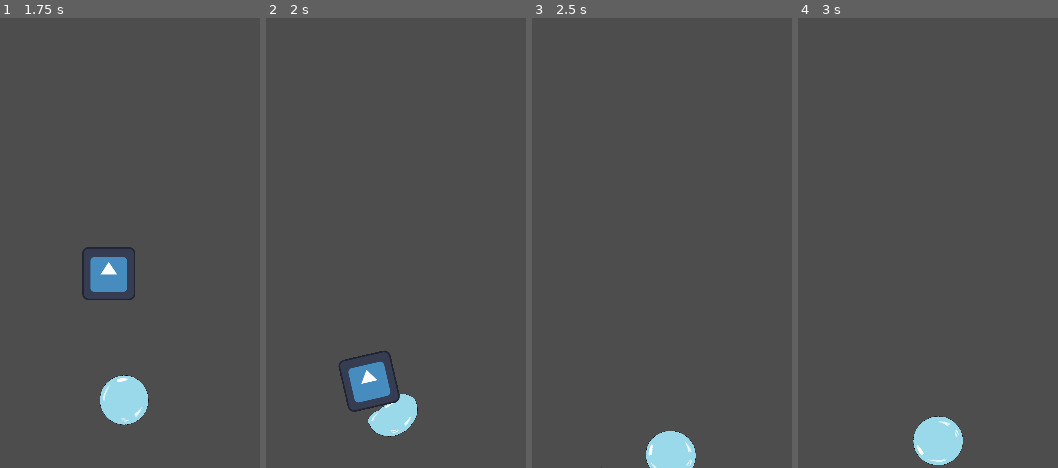
Above: before the commit, frames 1-4 (left to right).
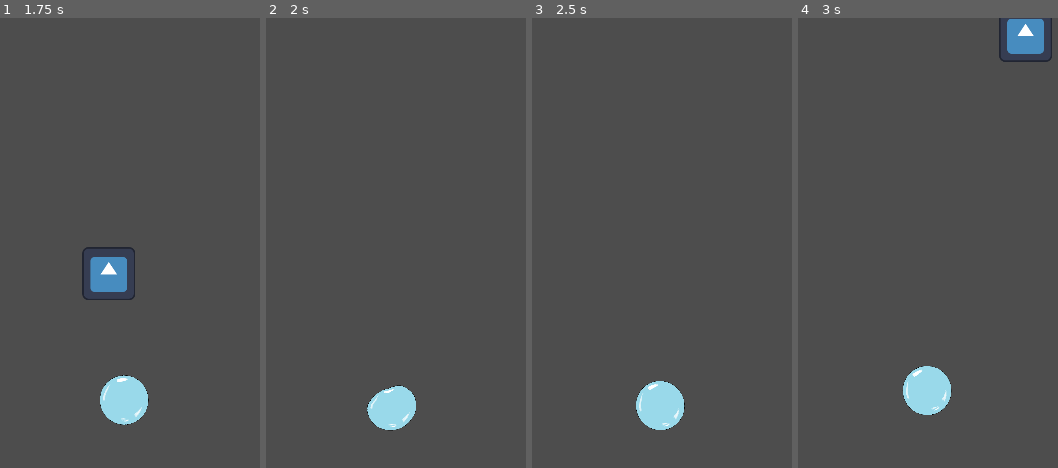
Above: after the commit, the same moments.

Repository: emibarg/gj025
Game: Godot game, scene res://Main/main.tscn
The game is run twice, just before and just after one commit, with the same random seed, the same clock (stepped at 60 frames per second) and the same inputs. This scene is started directly instead of the project's main scene. The engine's default icon, where the game draws it, is replaced by a stand-in: a white triangle on a blue panel in a dark square.
Inputs:
- Up to frame 1 (1.75 s): no input
- Up to frame 2 (2 s): no input
- Up to frame 3 (2.5 s): no input
- Up to frame 4 (3 s): no input

Frame 1 is identical in both runs. In frame 2, 2.1% of the frame differs, in the area x 27-59%, y 74-94%; in frame 3, 3.0%; in frame 4, 4.6%, in the area x 40-98%, y 0-100%.

Commit message:
HUD init y HP

Diff:
--- a/Enemies/Enemy.tscn
+++ b/Enemies/Enemy.tscn
@@ -6,7 +6,7 @@
 [sub_resource type="CircleShape2D" id="CircleShape2D_kakma"]
 radius = 64.0078
 
-[node name="EnemyRigidBody" type="RigidBody2D"]
+[node name="EnemyRigidBody" type="RigidBody2D" groups=["Enemy"]]
 collision_layer = 3
 script = ExtResource("1_tu4rw")
 
--- a/Main/main.tscn
+++ b/Main/main.tscn
@@ -2,9 +2,9 @@
 
 [ext_resource type="Script" path="res://Main/main.gd" id="1_xug03"]
 [ext_resource type="PackedScene" uid="uid://c7n0iro3w2plh" path="res://Map/simple_vein.tscn" id="2_1ei74"]
-[ext_resource type="PackedScene" uid="uid://dam3nc2f7w8j" path="res://Player/player.tscn" id="2_q8phl"]
+[ext_resource type="PackedScene" uid="uid://dam3nc2f7w8j" path="res://Player/Player.tscn" id="2_q8phl"]
 [ext_resource type="PackedScene" uid="uid://bhvlrfaax0110" path="res://Enemies/Enemy.tscn" id="4_laoid"]
-[ext_resource type="PackedScene" path="res://Enemies/trigger_box_spawn_enemies.tscn" id="5_c2nb3"]
+[ext_resource type="PackedScene" uid="uid://qek2047ptqxp" path="res://Enemies/trigger_box_spawn_enemies.tscn" id="5_c2nb3"]
 
 [node name="Main" type="Node2D"]
 script = ExtResource("1_xug03")
--- a/Player/Player.tscn
+++ b/Player/Player.tscn
@@ -55,6 +55,10 @@
 
 func _on_hit_box_body_entered(body):
 	print(\"OUCH! You collided with \", body)
+	if body.is_in_group(\"Enemy\"):
+		hitPoints -= 1
+		body.queue_free()
+		pass
 	pass # Replace with function body.
 "
 
@@ -259,7 +263,7 @@
 resource_local_to_scene = true
 
 [sub_resource type="RectangleShape2D" id="RectangleShape2D_086nj"]
-size = Vector2(131, 135)
+size = Vector2(124, 128)
 
 [node name="SoftBody2D" type="Polygon2D" groups=["Player"]]
 position = Vector2(544, 161)
@@ -1941,12 +1945,13 @@
 softness = 60.0
 
 [node name="HitBox" type="Area2D" parent="."]
-position = Vector2(60, 61)
+position = Vector2(60, 60)
 collision_layer = 0
 collision_mask = 2
 script = ExtResource("2_8t1we")
 
 [node name="CollisionShape2D" type="CollisionShape2D" parent="HitBox"]
+position = Vector2(7, 5)
 shape = SubResource("RectangleShape2D_086nj")
 
 [node name="Camera2D" type="Camera2D" parent="."]
--- /dev/null
+++ b/UI/hud.gd
@@ -0,0 +1,16 @@
+extends CanvasLayer
+
+signal start_game()
+
+# Called when the node enters the scene tree for the first time.
+func _ready():
+	pass # Replace with function body.
+
+
+# Called every frame. 'delta' is the elapsed time since the previous frame.
+func _process(delta):
+	pass
+
+func changeHP(newHP : int):
+	$TemporalHP.text = "HP: " + str(newHP)
+	pass
--- /dev/null
+++ b/UI/hud.tscn
@@ -0,0 +1,18 @@
+[gd_scene load_steps=2 format=3 uid="uid://dqmkwvryh0au6"]
+
+[ext_resource type="Script" path="res://UI/hud.gd" id="1_v3q2m"]
+
+[node name="HUD" type="CanvasLayer"]
+script = ExtResource("1_v3q2m")
+
+[node name="TemporalHP" type="Label" parent="."]
+anchors_preset = 4
+anchor_top = 0.5
+anchor_bottom = 0.5
+offset_top = -44.0
+offset_right = 158.0
+offset_bottom = 44.0
+grow_vertical = 2
+size_flags_horizontal = 4
+theme_override_font_sizes/font_size = 64
+text = "HP: 3"
--- a/project.godot
+++ b/project.godot
@@ -29,6 +29,7 @@
 [global_group]
 
 Player="The bubble controlled by a player"
+Enemy="an enemy"
 
 [input]
 
